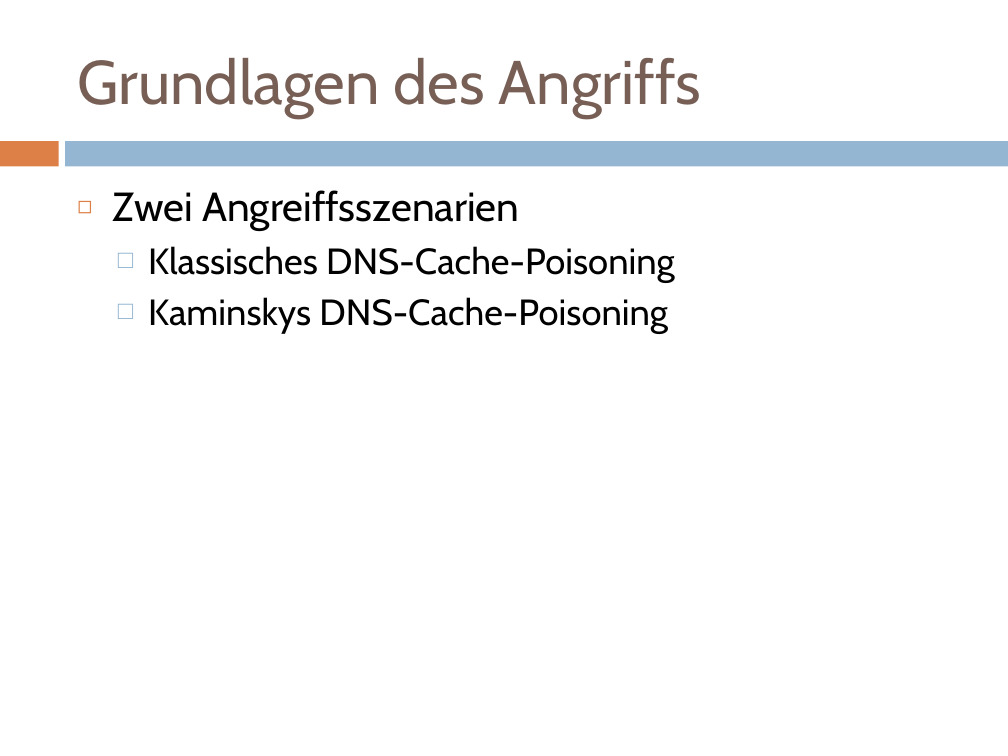
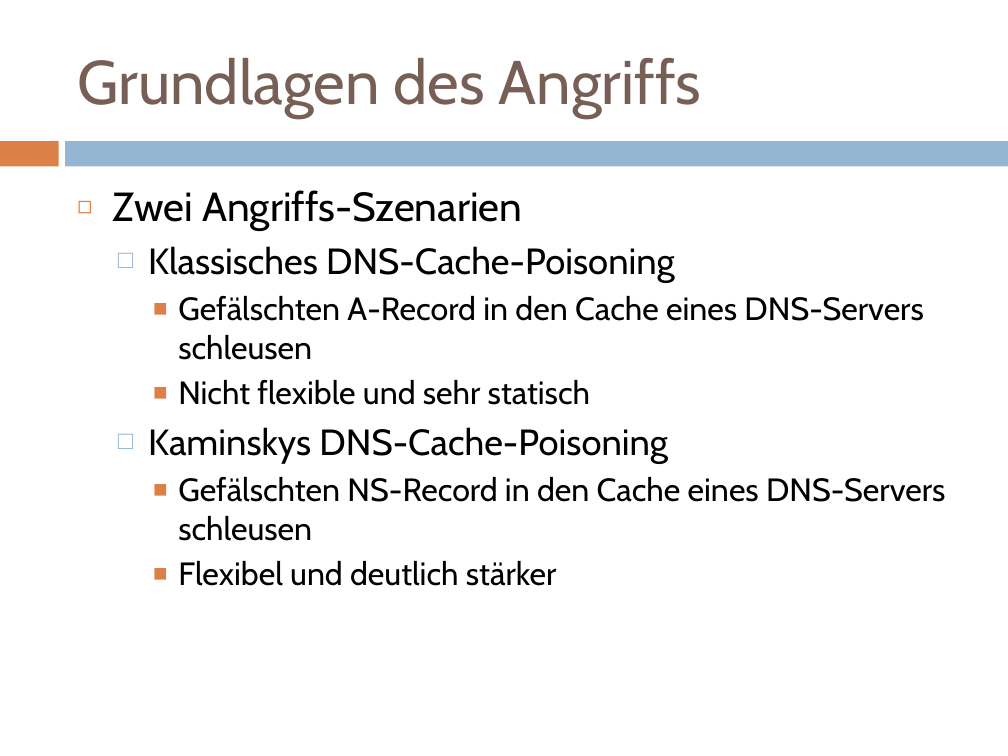
Before and after one commit to doctordebug/Hackerpraktikum, a slide deck: slide 4 of Präsentationen/PT3.pptx (slide 5 before the commit). Drawn at 1008x756 pixels with LibreOffice and Linux fonts; fonts in the diff are those of the drawing. Boxes give left, top, right and bottom in pixels: in the first picture for what was removed or moved away, otherwise in the second. Text is boxed around its words. In the diff, an @@ line names an element or a change of style, - is before the commit and + after.

```diff
--- a/Präsentationen/PT3.pptx
+++ b/Präsentationen/PT3.pptx
@@ text at <box>113,190,522,231</box>: text changed @@
-◻ Zwei Angreiffsszenarien
+◻ Zwei Angriffs-Szenarien
@@ text at <box>178,296,923,405</box>: paragraphs added @@
+    ■ Gefälschten A-Record in den Cache eines DNS-Servers schleusen
+    ■ Nicht flexible und sehr statisch
@@ text at <box>178,477,945,586</box>: paragraphs added @@
+    ■ Gefälschten NS-Record in den Cache eines DNS-Servers schleusen
+    ■ Flexibel und deutlich stärker
```
Also in this commit, not shown: 6 other slides changed, 2 slides added, 2 slides removed, 3 other files.
